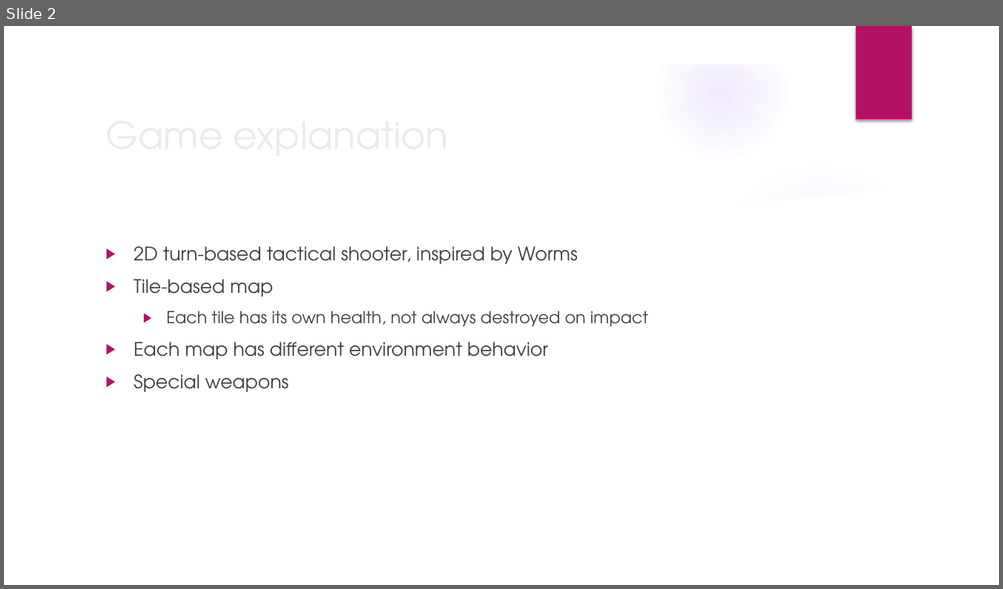
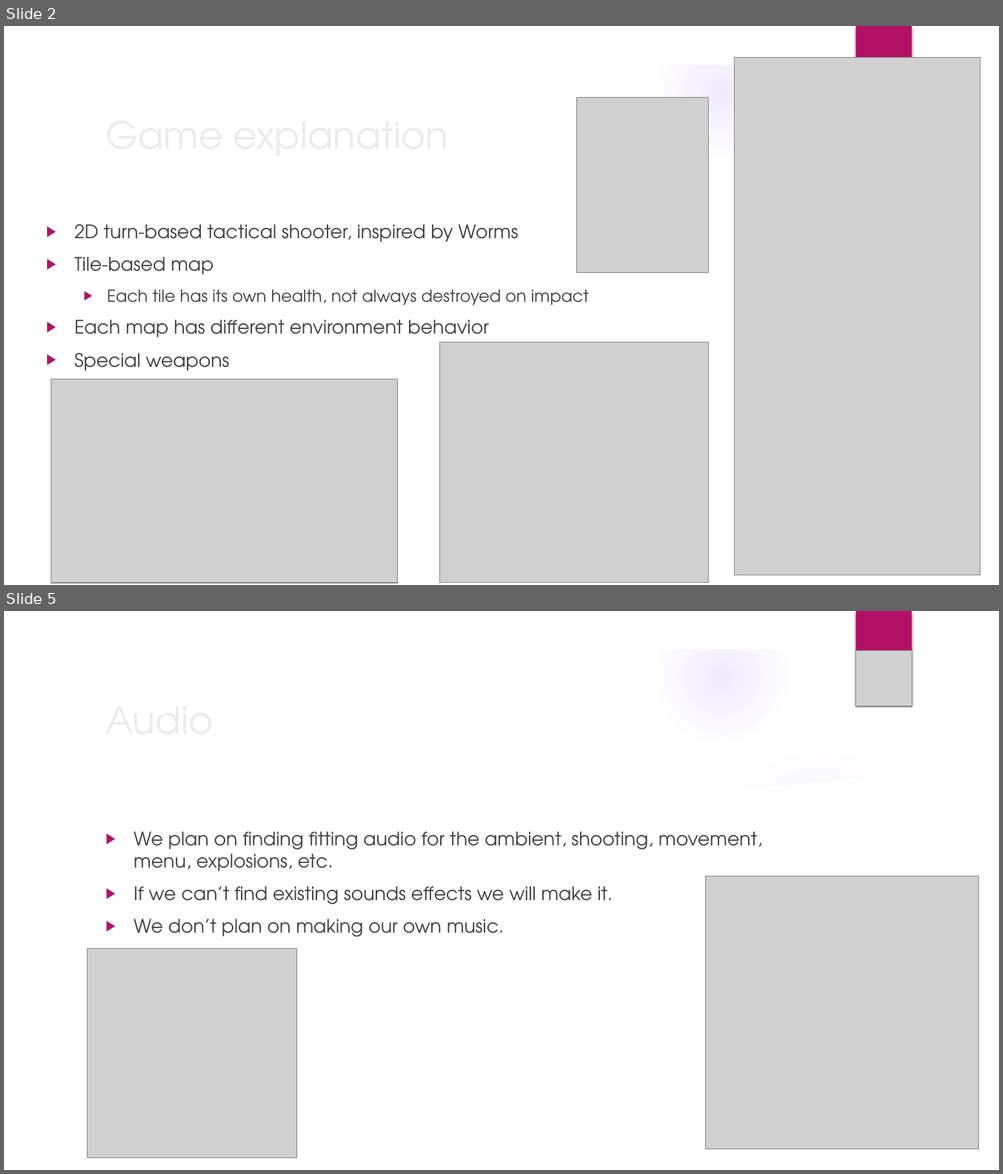
Before and after one commit to trevinofernando/2D-Tactical-Game, a slide deck: Game Proposal.pptx. Shown one above the other, each under a label of ours: slide 2 before the commit, slides 2 and 5 after it; the slides between them are not shown. The pictures are 1003x589 and 1003x1174 pixels, drawn with LibreOffice and Linux fonts; fonts in the diff are those of the drawing; grey boxes stand for pictures; background and template pictures are left out. Boxes give left, top, right and bottom in pixels: in the first picture for what was removed or moved away, otherwise in the second. Text is boxed around its words. In the diff, an @@ line names an element or a change of style, - is before the commit and + after.

```diff
--- a/Game Proposal.pptx
+++ b/Game Proposal.pptx
@@ slide 5 added at (4,611,999,1170), background picture (left out); not listed: 9 template elements that a slide beside it also shows @@
@@ picture added at (855,650,911,706) @@
@@ text added at (134,832,762,937), 18 pt, text #404040 @@
+▶ We plan on finding fitting audio for the ambient, shooting, movement, menu, explosions, etc.
+▶ If we can’t find existing sounds effects we will make it.
+▶ We don’t plan on making our own music.
@@ title added at (363,832,415,846), 36 pt, text #EBEBEB @@
+Audio
@@ picture added at (706,877,979,1150) @@
@@ picture added at (88,949,297,1159) @@
@@ slide 2 changed as well @@
@@ picture added at (734,57,980,576) @@
@@ picture added at (577,97,709,273) @@
@@ text "2D turn-based tactical shooter, inspired ...": place and size @@
-text "2D turn-based tactical shooter, inspired ..." at (134,247,648,392)
+text "2D turn-based tactical shooter, inspired ..." at (74,224,589,371)
@@ picture added at (440,342,708,583) @@
@@ picture added at (51,380,397,583) @@
```
Also in this commit, not shown: 7 other slides changed, 1 slide removed.
